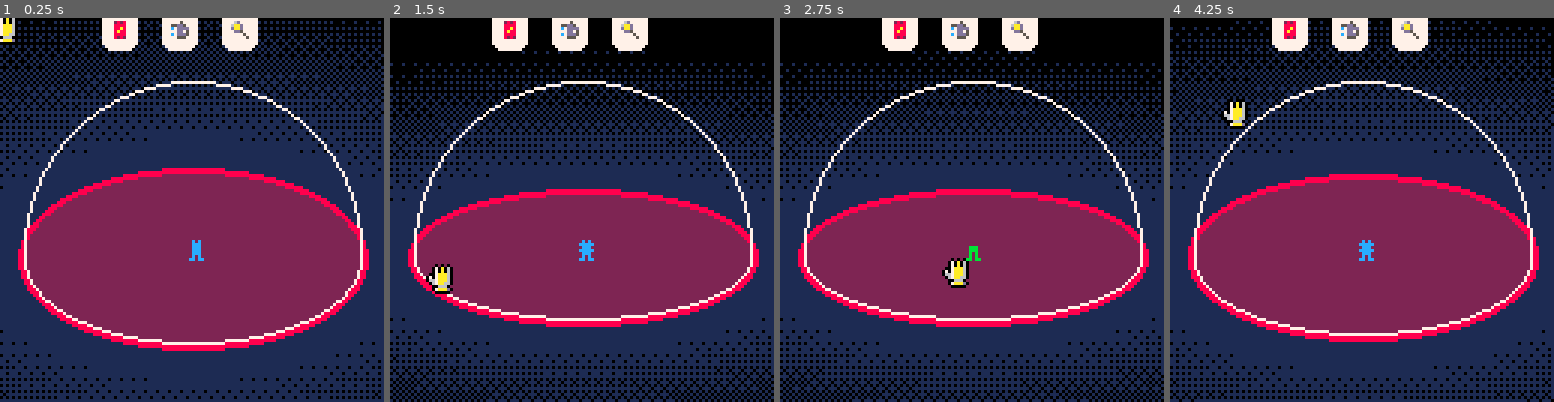
Above: before the commit, frames 1-4 (left to right).
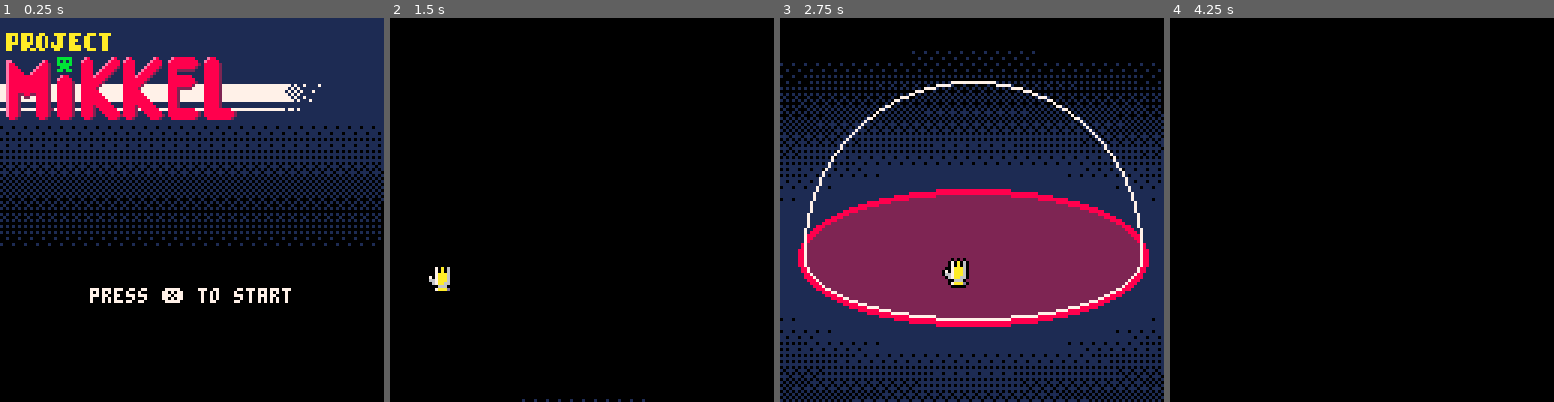
Above: after the commit, the same moments.

Repository: samuelhpratt/ggj2025
Game: PICO-8 cartridge game.p8
The game is run twice, just before and just after one commit, with the same random seed, the same clock (stepped at 60 frames per second) and the same inputs.
Inputs (mouse positions are in pixels of both pictures, inside the frame that each line leads up to):
- Up to frame 1 (0.25 s): no input
- Up to frame 2 (1.5 s): tap X (X key) at 0.33, 1.07 s; click (670, 121) at 0.67 s; tap O (Z key) at 0.7 s; click (436, 267) at 1.22 s
- Up to frame 3 (2.75 s): hold Right 1.6-2.1 s; tap O (Z key) at 1.7, 2.1, 2.5 s; click (887, 114) at 1.77 s; tap X (X key) at 1.85 s; hold Up 2.15-2.42 s; click (952, 259) at 2.32 s; hold Right from 2.47 s (still down)
- Up to frame 4 (4.25 s): click (1404, 106) at 2.87 s; tap O (Z key) every 0.4 s from 2.9 to 4.1 s; tap X (X key) at 2.97, 4.08 s; release Right at 3.03 s; hold Left 3.08-3.58 s; click (1465, 256) at 3.42 s; hold Down 3.63-3.97 s; click (1231, 102) at 3.97 s; hold Right from 4.02 s (still down)

The runs differ from the first frame. In frame 1, 78% of the frame differs, in the area x 0-100%, y 0-100%; in frame 2, 72%; in frame 3, 2.4%; in frame 4, 83%.

Commit message:
Added menu and game over state

Diff:
--- a/dome.lua
+++ b/dome.lua
@@ -23,6 +23,8 @@
 
 function drawDome()
     domeAngle = 0.5 - (mouseY / 128) * 0.2
+
+    domeY = 80 + offset
 
     -- draw background dither
     local bgColor = 1
@@ -148,6 +150,15 @@
         if blackScreen == 30 then
             --todo: smash sfx
         end
+
+        if blackScreen == 0 then
+            endingCountdown = 60
+            if #people == 1 then
+                endingText = "1 mikkel escaped."
+            else
+                endingText = #people.." mikkes escaped."
+            end
+        end
     end
 end
 
--- a/main.lua
+++ b/main.lua
@@ -1,5 +1,8 @@
 poke(0x5F2D, 1) -- enable mouse
 music(0)
+
+screen = "title"
+offset = 0
 
 function _init()
     cracking = 0
@@ -11,7 +14,7 @@
     objects = {}
     people = {}
     selectedPerson = nil
-    spawnPerson(0, 0, 0)
+    -- spawnPerson(0, 0, 0)
 
     fires = {}
     smoke = {}
@@ -22,9 +25,25 @@
 
     toolCooldown = 0
     mode = nil
+
+    started = false
+
+    endingCountdown = 0
+    endingText = nil
 end
 
 function _draw()
+    cls(0)
+    if screen == "title" then
+        drawTitle()
+    elseif screen == "game" then
+        drawGame()
+    end
+
+    draw_logs()
+end
+
+function drawGame()
     cls(0)
     if blackScreen > 0 then
         return
@@ -45,20 +64,57 @@
     drawUI()
 end
 
+function drawTitle()
+    cls(0)
+    camera(0, offset)
+    -- draw background dither
+    local bgColor = 1
+    rectfill(0, 0, 128, 30, 1)
+    for i = 16, 1, -1 do
+        fillp(shades[i])
+        local y = 27 + 3 * i
+        local y1 = y
+        local y2 = y + 3
+        rectfill(0, y1, 128, y2, bgColor)
+    end
+    fillp()
+    spr(192, 0, 4, 16, 4)
+
+    if offset == 0 then
+        print("press ❎ to start", 30, 90, 7)
+    end
+end
+
 function _update()
     updateUI()
+
+    if screen == "title" then
+        if offset == 0 and btnp(5) then
+            started = true
+        end
+        if started then
+            offset += 4
+            if offset >= 128 then
+                screen = "game"
+            end
+        elseif offset > 0 then
+            offset -= 4
+        end
+
+        if not started or offset <= 128 then
+            return
+        end
+    elseif offset > 0 then
+        offset -= 4
+    end
+
     updateSmoke()
     updatePuddles()
     updateObjects()
     updateTracks()
     sfxUpdate()
-    updateWorldInfo()
     updateDome()
     updateWorldInfo()
-
-    if btnp() > 0 then
-        _init()
-    end
 
     if mouseDown then
         toolCooldown = 0
--- a/ui.lua
+++ b/ui.lua
@@ -75,6 +75,7 @@
 function drawButtons()
     for i, tab in ipairs(tabs) do
         local x, y = 64 - (#tabs * tabSpacing * 0.5) + (i - 1) * tabSpacing, -1
+        y -= offset
         local isHovering = mouseX >= x and mouseY >= y and mouseX <= x + 12 and mouseY <= y + 12
         local isPressed = tab == pressedTab
         if isHovering and not pressedTab then
@@ -127,10 +128,34 @@
     mouseHeld = stat(34) > 0
     -- true if the mouse button is held
 
-    if not broken then
+    if not endingText and not broken and screen == "game" then
         updateDialogue()
         updateButtons()
     end
+
+    if endingCountdown > 0 then
+        endingCountdown -= 1
+    end
+
+    if endingCountdown <= 0 and endingText then
+        if btnp(5) then
+            _init()
+            offset = 128
+            screen = "title"
+        end
+    end
+end
+
+function printOutlined(text, x, y)
+    print(text, x - 1, y - 1, 0)
+    print(text, x, y - 1, 0)
+    print(text, x + 1, y - 1, 0)
+    print(text, x - 1, y, 0)
+    print(text, x + 1, y, 0)
+    print(text, x - 1, y + 1, 0)
+    print(text, x, y + 1, 0)
+    print(text, x + 1, y + 1, 0)
+    print(text, x, y, 7)
 end
 
 function drawUI()
@@ -167,7 +192,7 @@
         pal()
     end
 
-    if not broken then
+    if not broken and not endingText then
         drawDialogue()
         drawButtons()
     end
@@ -179,4 +204,10 @@
     spr(mouseSprite, mouseX - 1, mouseY)
     pal()
     spr(mouseSprite, mouseX - 2, mouseY)
-end
+
+    if endingCountdown < 10 and endingText then
+        printOutlined("experiment over.", 32, 40)
+        printOutlined(endingText, 66 - #endingText * 2, 60)
+        printOutlined("press ❎ to return", 30, 80)
+    end
+end
--- a/worldInfo.lua
+++ b/worldInfo.lua
@@ -30,5 +30,8 @@
     thereIsFood = #foods > 0
     --log("foods:"..tostr(thereIsFood))
 
-
+    if #people == 0 and not endingText then
+        endingCountdown = 60
+        endingText = "no mikkels remain."
+    end
 end
Not shown, changed: the sound effects (__sfx__) section of game.p8
